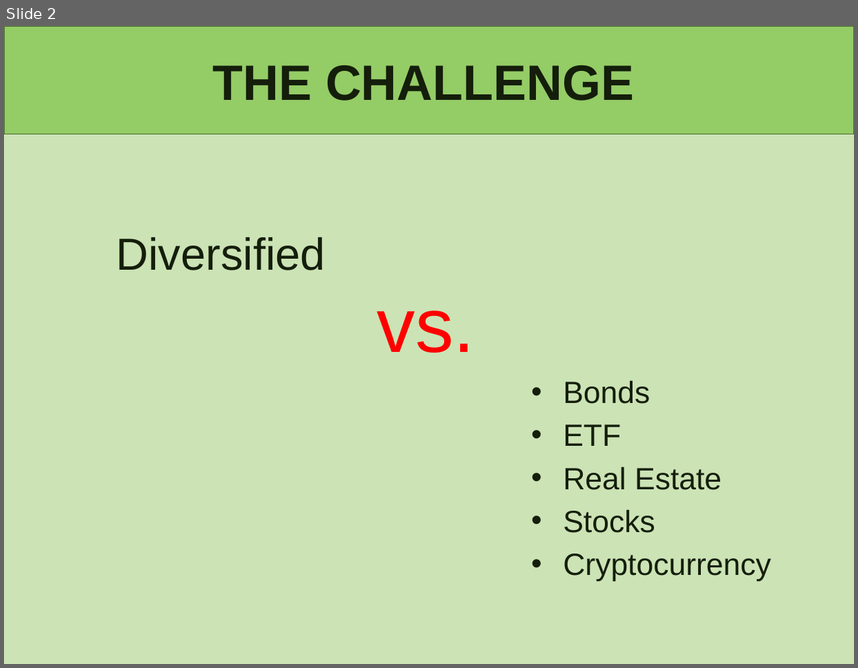
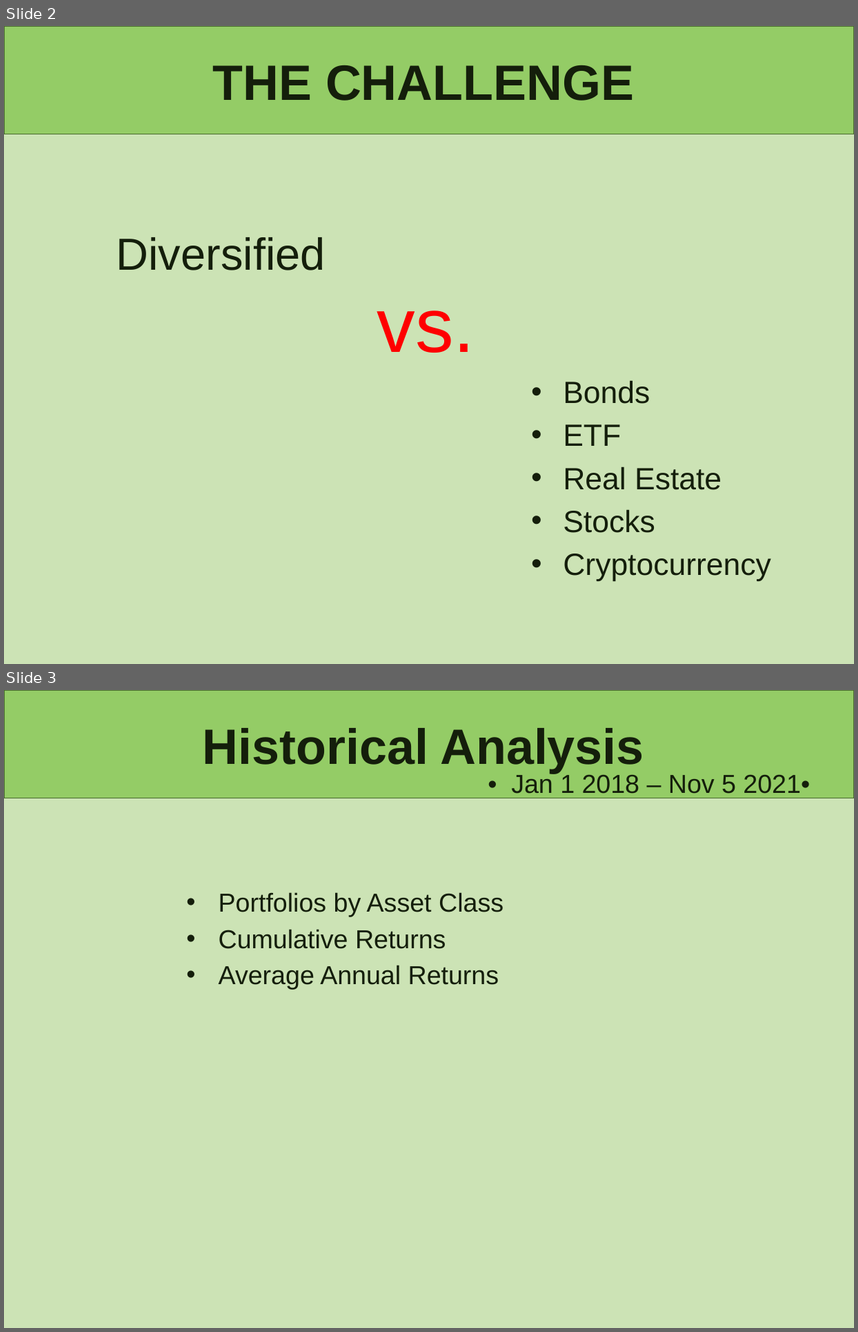
Before and after one commit to lindseyhardouin/Challenging_the_Status_Quo, a slide deck: presentation/P1- Challening the Status Quo.pptx. Shown one above the other, each under a label of ours: slide 2 before the commit, slides 2 and 3 after it. The pictures are 858x668 and 858x1332 pixels, drawn with LibreOffice and Linux fonts; fonts in the diff are those of the drawing. Boxes give left, top, right and bottom in pixels: in the first picture for what was removed or moved away, otherwise in the second. Text is boxed around its words. In the diff, an @@ line names an element or a change of style, - is before the commit and + after.

```diff
--- a/presentation/P1- Challening the Status Quo.pptx
+++ b/presentation/P1- Challening the Status Quo.pptx
@@ slide 3 added at (4, 690, 854, 1328), background #CCE3B5; not listed: 1 template element that a slide beside it also shows @@
@@ title added at (203, 728, 644, 773), 42 pt, text #141E0B, bold @@
+Historical Analysis
@@ text added at (511, 772, 810, 793), 22 pt, text #141E0B @@
+• Jan 1 2018 – Nov 5 2021•
@@ text added at (219, 892, 504, 989), 22 pt, text #141E0B @@
+• Portfolios by Asset Class
+• Cumulative Returns
+• Average Annual Returns
```
Also in this commit, not shown: 2 slides changed, 1 slide removed.
